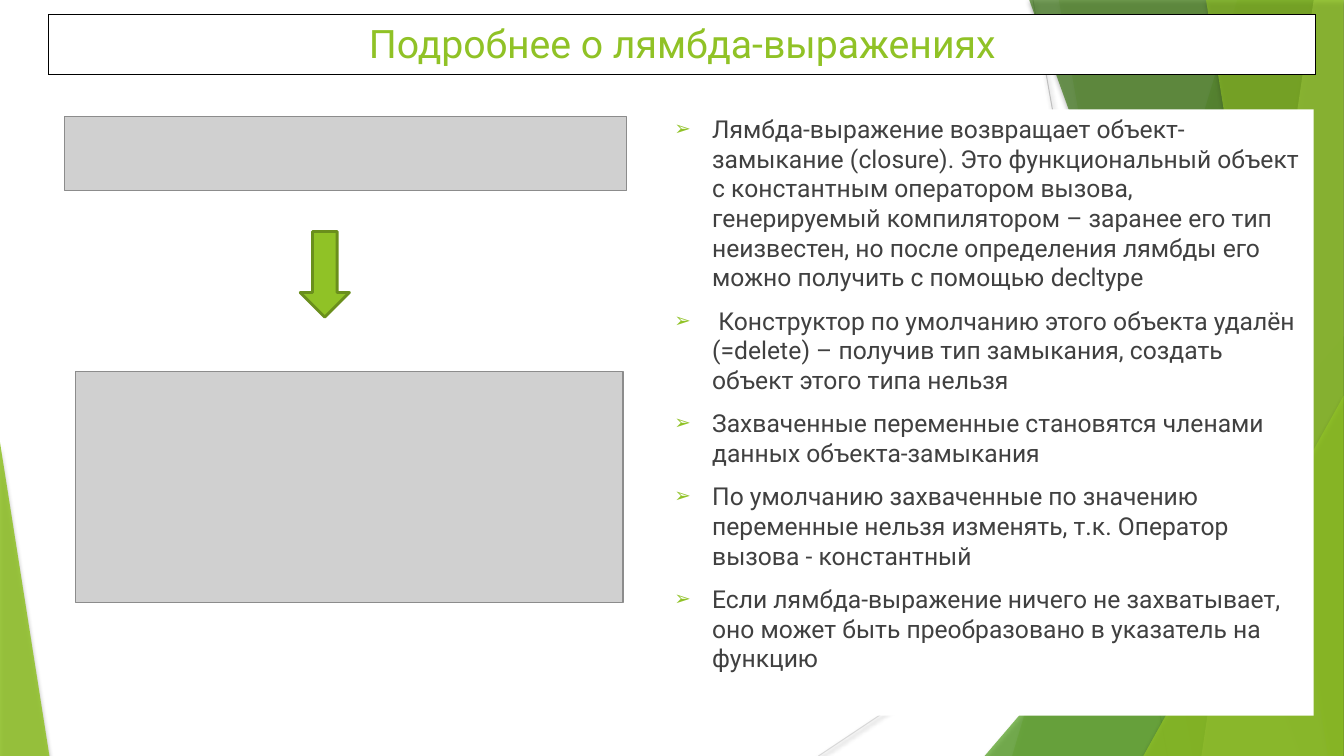
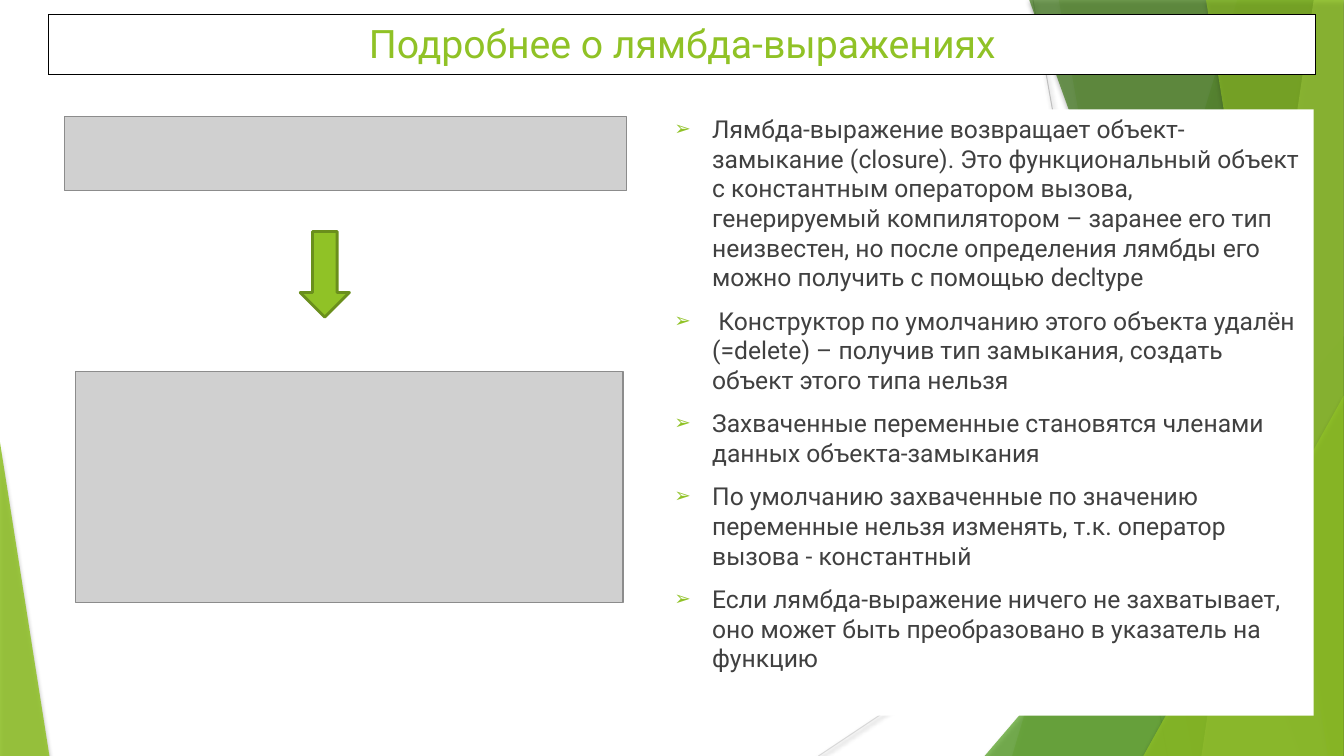
Before and after one commit to WhiteCatStudies/lectures, a slide deck: slide 6 of pt2/lectures/lecture6/lecture6.pptx. Drawn at 1344x756 pixels with LibreOffice and Linux fonts; fonts in the diff are those of the drawing; grey boxes stand for pictures. Boxes give left, top, right and bottom in pixels: in the first picture for what was removed or moved away, otherwise in the second. Text is boxed around its words. In the diff, an @@ line names an element or a change of style, - is before the commit and + after.

```diff
--- a/pt2/lectures/lecture6/lecture6.pptx
+++ b/pt2/lectures/lecture6/lecture6.pptx
@@ text in rectangle at (712,487,1226,566): text changed @@
-➢ По умолчанию захваченные по значению переменные нельзя изменять, т.к. Оператор вызова - константный
+➢ По умолчанию захваченные по значению переменные нельзя изменять, т.к. оператор вызова - константный
```
Also in this commit, not shown: 3 other slides changed, 17 other files.
